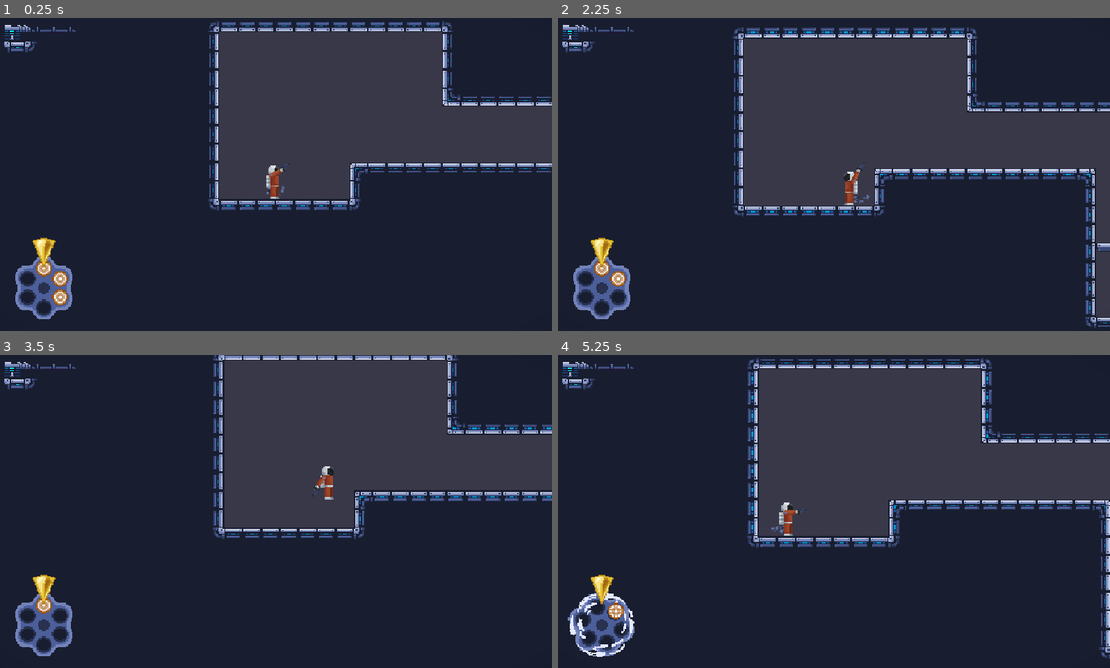
Above: before the commit, frames 1-4 (two rows, left to right).
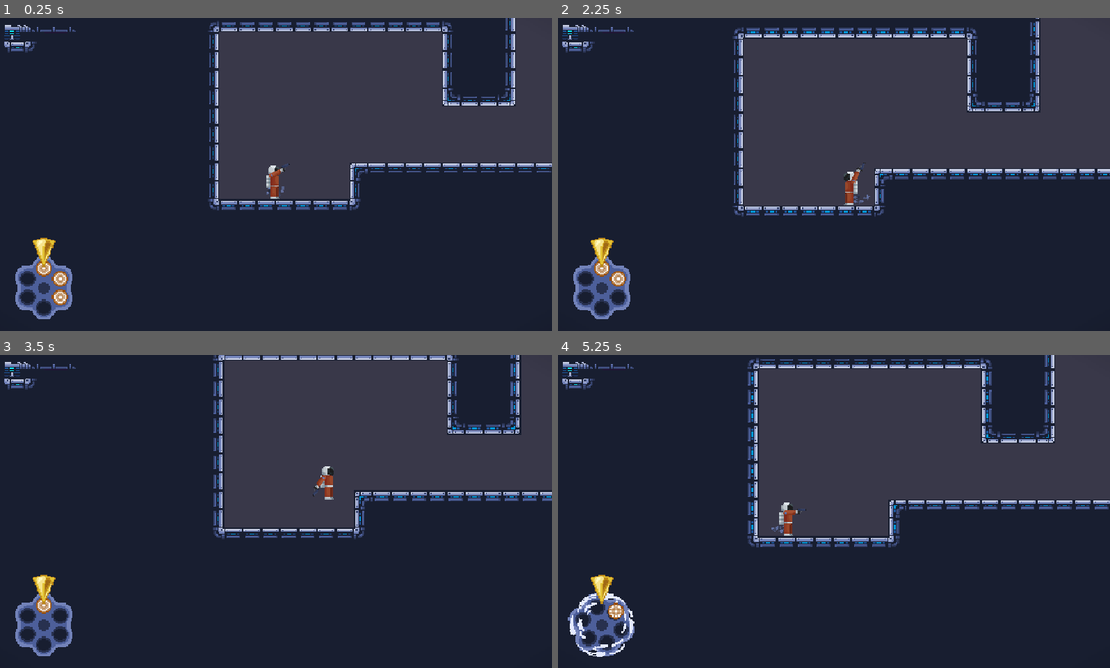
Above: after the commit, the same moments.

Repository: ygda-org/revolver
Game: Godot game, scene res://main/main.tscn
Same seed, same stepped clock (60 frames per second), same inputs: the game is played once before the commit and once after it. The engine's default icon, where the game draws it, is replaced by a stand-in: a white triangle on a blue panel in a dark square. Sound files missing from this copy of the repository are replaced by a short silence.
Inputs (mouse positions are in pixels of both pictures, inside the frame that each line leads up to):
- Up to frame 1 (0.25 s): no input
- Up to frame 2 (2.25 s): tap Enter (ui_accept) at 0.5 s; move the mouse to (955, 158) at 0.52 s; hold S (drop) 0.53-1.28 s; hold D (right) 0.53-2.03 s; tap Space (jump) at 0.77, 1.52 s; move the mouse to (718, 190) at 1.27 s; click (718, 190) at 1.35 s; move the mouse to (889, 105) at 2.02 s; hold A (left) from 2.03 s (still down); hold S (drop) from 2.03 s (still down)
- Up to frame 3 (3.5 s): move the mouse to (248, 574) at 2.77 s; release A (left) at 2.78 s; release S (drop) at 2.78 s; hold D (right) from 2.78 s (still down); click (248, 574) at 2.85 s; tap Space (jump) at 3.02 s
- Up to frame 4 (5.25 s): move the mouse to (999, 558) at 3.52 s; hold S (drop) 3.53-4.28 s; tap Space (jump) at 3.77, 4.52 s; tap R (reload) at 4.15 s; move the mouse to (662, 464) at 4.27 s; release D (right) at 4.28 s; hold A (left) 4.28-5.03 s; click (662, 464) at 4.35 s; move the mouse to (861, 511) at 5.02 s; hold D (right) from 5.03 s (still down); hold S (drop) from 5.03 s (still down)

The runs differ from the first frame. In frame 1, 2.2% of the frame differs, in the area x 87-100%, y 0-29%; in frame 2, 5.8%, in the area x 80-100%, y 0-100%; in frame 3, 1.7%; in frame 4, 3.6%.

Commit message:
abcdefdumdum,iloveshots

Diff:
--- a/levels/level.gd
+++ b/levels/level.gd
@@ -5,7 +5,7 @@
 var start_room : PackedScene = preload("res://levels/start_end_rooms/t_room_start.tscn")
 var end_room : PackedScene = preload("res://levels/start_end_rooms/t_room_end.tscn")
 
-var level_length : int = 16
+var level_length : int = 0
 
 const ROOMS_PATH : String = "res://levels/finalized_levels/"
 
--- a/levels/start_end_rooms/shop_room.gd
+++ b/levels/start_end_rooms/shop_room.gd
@@ -7,11 +7,19 @@
 var shop_enabled : bool = true
 var is_light_changing : bool = true
 
+@onready var bullet_tex : TextureRect = $Screen/VBoxContainer/HBoxContainer/BulletTexture
+@onready var bullet_name : Label = $Screen/VBoxContainer/HBoxContainer/Name
+@onready var bullet_desc : Label = $Screen/VBoxContainer/Description
+@onready var bullet_damage : Label = $Screen/VBoxContainer/HBoxContainer2/Damage
+@onready var bullet_speed : Label = $Screen/VBoxContainer/HBoxContainer2/Speed
+
 # Called when the node enters the scene tree for the first time.
 func _ready() -> void:
 	for i in range(5):
 		var area : Area2D = $Areas.get_child(i)
+		var hover : Area2D = $Hovers.get_child(i)
 		area.body_entered.connect(_on_body_entered.bind(i))
+		hover.body_entered.connect(_on_hovers_entered.bind(i))
 	var temp : Array[BulletResource] = []
 	for room_file in ResourceLoader.list_directory("res://player/bullet/bullet_resources/"):
 		temp.append(load("res://player/bullet/bullet_resources/" + room_file))
@@ -21,6 +29,8 @@
 		shop_inven.append(temp.pop_front())
 		var res : BulletResource = shop_inven[i]
 		node.material.set_shader_parameter("outline_color", res.outline_color)
+		var title : Label = $BulletNames.get_child(i)
+		title.text = res.bullet_name
 
 # Called every frame. 'delta' is the elapsed time since the prevdious frame.
 func _physics_process(delta: float) -> void:
@@ -46,3 +56,15 @@
 	update_lights(0.1)
 	for option : Sprite2D in $BulletOps.get_children():
 		option.visible = false
+func _on_hovers_entered(body : Node2D, idx : int):
+	if not body is Player:
+		return
+	if not shop_enabled:
+		return
+	var res : BulletResource = shop_inven[idx]
+	bullet_tex.material.set_shader_parameter("outline_color", res.outline_color)
+	bullet_name.text = res.bullet_name
+	bullet_desc.text = res.description
+	bullet_damage.text = "Damage: " + str(res.damage)
+	bullet_speed.text = "Speed: " + str(res.speed)
+	return
--- a/levels/start_end_rooms/t_room_end.tscn
+++ b/levels/start_end_rooms/t_room_end.tscn
@@ -10,22 +10,27 @@
 [sub_resource type="ShaderMaterial" id="ShaderMaterial_kn6rb"]
 shader = ExtResource("4_j30cm")
 shader_parameter/outline_color = Color(0, 0, 0, 1)
+shader_parameter/invisible = false
 
 [sub_resource type="ShaderMaterial" id="ShaderMaterial_w04jx"]
 shader = ExtResource("4_j30cm")
 shader_parameter/outline_color = Color(0, 0, 0, 1)
+shader_parameter/invisible = false
 
 [sub_resource type="ShaderMaterial" id="ShaderMaterial_b5hk6"]
 shader = ExtResource("4_j30cm")
 shader_parameter/outline_color = Color(0, 0, 0, 1)
+shader_parameter/invisible = false
 
 [sub_resource type="ShaderMaterial" id="ShaderMaterial_806uc"]
 shader = ExtResource("4_j30cm")
 shader_parameter/outline_color = Color(0, 0, 0, 1)
+shader_parameter/invisible = false
 
 [sub_resource type="ShaderMaterial" id="ShaderMaterial_6pexp"]
 shader = ExtResource("4_j30cm")
 shader_parameter/outline_color = Color(0, 0, 0, 1)
+shader_parameter/invisible = false
 
 [sub_resource type="SegmentShape2D" id="SegmentShape2D_5fofi"]
 a = Vector2(1.5, -15.5)
@@ -47,6 +52,75 @@
 a = Vector2(200, -39)
 b = Vector2(200, -8)
 
+[sub_resource type="FontFile" id="FontFile_j30cm"]
+cache/0/variation_coordinates = {}
+cache/0/face_index = 0
+cache/0/embolden = 0.0
+cache/0/transform = Transform2D(1, 0, 0, 1, 0, 0)
+cache/0/spacing_top = 0
+cache/0/spacing_bottom = 0
+cache/0/spacing_space = 0
+cache/0/spacing_glyph = 0
+cache/0/baseline_offset = 0.0
+cache/0/16/0/ascent = 0.0
+cache/0/16/0/descent = 0.0
+cache/0/16/0/underline_position = 0.0
+cache/0/16/0/underline_thickness = 0.0
+cache/0/16/0/scale = 1.0
+cache/0/7/0/ascent = 0.0
+cache/0/7/0/descent = 0.0
+cache/0/7/0/underline_position = 0.0
+cache/0/7/0/underline_thickness = 0.0
+cache/0/7/0/scale = 1.0
+cache/0/8/0/ascent = 0.0
+cache/0/8/0/descent = 0.0
+cache/0/8/0/underline_position = 0.0
+cache/0/8/0/underline_thickness = 0.0
+cache/0/8/0/scale = 1.0
+cache/0/9/0/ascent = 0.0
+cache/0/9/0/descent = 0.0
+cache/0/9/0/underline_position = 0.0
+cache/0/9/0/underline_thickness = 0.0
+cache/0/9/0/scale = 1.0
+cache/0/10/0/ascent = 0.0
+cache/0/10/0/descent = 0.0
+cache/0/10/0/underline_position = 0.0
+cache/0/10/0/underline_thickness = 0.0
+cache/0/10/0/scale = 1.0
+cache/0/11/0/ascent = 0.0
+cache/0/11/0/descent = 0.0
+cache/0/11/0/underline_position = 0.0
+cache/0/11/0/underline_thickness = 0.0
+cache/0/11/0/scale = 1.0
+cache/0/12/0/ascent = 0.0
+cache/0/12/0/descent = 0.0
+cache/0/12/0/underline_position = 0.0
+cache/0/12/0/underline_thickness = 0.0
+cache/0/12/0/scale = 1.0
+
+[sub_resource type="LabelSettings" id="LabelSettings_riqys"]
+font = SubResource("FontFile_j30cm")
+font_size = 7
+outline_size = 2
+outline_color = Color(0, 0, 0, 1)
+
+[sub_resource type="ShaderMaterial" id="ShaderMaterial_j30cm"]
+shader = ExtResource("4_j30cm")
+shader_parameter/outline_color = Color(0, 0, 0, 1)
+shader_parameter/invisible = false
+
+[sub_resource type="LabelSettings" id="LabelSettings_j30cm"]
+font = SubResource("FontFile_j30cm")
+font_size = 12
+outline_size = 2
+outline_color = Color(0, 0, 0, 1)
+
+[sub_resource type="LabelSettings" id="LabelSettings_xrrek"]
+font = SubResource("FontFile_j30cm")
+font_size = 10
+outline_size = 2
+outline_color = Color(0, 0, 0, 1)
+
 [node name="TRoomEnd" type="Node2D" unique_id=850289066]
 script = ExtResource("1_ujw0c")
 
@@ -115,6 +189,40 @@
 position = Vector2(200, -16)
 texture = ExtResource("5_ujw0c")
 
+[node name="Hovers" type="Node2D" parent="." unique_id=530360086]
+position = Vector2(176, 242)
+
+[node name="Area2D" type="Area2D" parent="Hovers" unique_id=756609662]
+collision_mask = 5
+
+[node name="CollisionShape2D" type="CollisionShape2D" parent="Hovers/Area2D" unique_id=1611383922]
+position = Vector2(6.5, -24.5)
+shape = SubResource("SegmentShape2D_5fofi")
+
+[node name="Area2D2" type="Area2D" parent="Hovers" unique_id=1335536758]
+collision_mask = 5
+
+[node name="CollisionShape2D" type="CollisionShape2D" parent="Hovers/Area2D2" unique_id=91415673]
+shape = SubResource("SegmentShape2D_377x3")
+
+[node name="Area2D3" type="Area2D" parent="Hovers" unique_id=596230601]
+collision_mask = 5
+
+[node name="CollisionShape2D" type="CollisionShape2D" parent="Hovers/Area2D3" unique_id=1373525705]
+shape = SubResource("SegmentShape2D_vluf6")
+
+[node name="Area2D4" type="Area2D" parent="Hovers" unique_id=332306686]
+collision_mask = 5
+
+[node name="CollisionShape2D" type="CollisionShape2D" parent="Hovers/Area2D4" unique_id=299282076]
+shape = SubResource("SegmentShape2D_p5txo")
+
+[node name="Area2D5" type="Area2D" parent="Hovers" unique_id=287287741]
+collision_mask = 5
+
+[node name="CollisionShape2D" type="CollisionShape2D" parent="Hovers/Area2D5" unique_id=418686895]
+shape = SubResource("SegmentShape2D_lq1ig")
+
 [node name="Areas" type="Node2D" parent="." unique_id=82468741]
 position = Vector2(176, 200)
 
@@ -148,3 +256,101 @@
 
 [node name="CollisionShape2D" type="CollisionShape2D" parent="Areas/Area2D5" unique_id=1525609739]
 shape = SubResource("SegmentShape2D_lq1ig")
+
+[node name="BulletNames" type="Node2D" parent="." unique_id=763328978]
+
+[node name="Label" type="Label" parent="BulletNames" unique_id=124990769]
+offset_left = 160.0
+offset_top = 150.0
+offset_right = 208.0
+offset_bottom = 161.0
+text = "Bullet1"
+label_settings = SubResource("LabelSettings_riqys")
+horizontal_alignment = 1
+
+[node name="Label2" type="Label" parent="BulletNames" unique_id=440055246]
+offset_left = 208.0
+offset_top = 150.0
+offset_right = 256.0
+offset_bottom = 161.0
+text = "Bullet2"
+label_settings = SubResource("LabelSettings_riqys")
+horizontal_alignment = 1
+
+[node name="Label3" type="Label" parent="BulletNames" unique_id=1001998658]
+offset_left = 256.0
+offset_top = 150.0
+offset_right = 304.0
+offset_bottom = 161.0
+text = "Bullet3"
+label_settings = SubResource("LabelSettings_riqys")
+horizontal_alignment = 1
+
+[node name="Label4" type="Label" parent="BulletNames" unique_id=125864980]
+offset_left = 304.0
+offset_top = 150.0
+offset_right = 352.0
+offset_bottom = 161.0
+text = "Bullet4"
+label_settings = SubResource("LabelSettings_riqys")
+horizontal_alignment = 1
+
+[node name="Label5" type="Label" parent="BulletNames" unique_id=251328912]
+offset_left = 352.0
+offset_top = 150.0
+offset_right = 400.0
+offset_bottom = 161.0
+text = "Bullet5"
+label_settings = SubResource("LabelSettings_riqys")
+horizontal_alignment = 1
+
+[node name="Screen" type="Node2D" parent="." unique_id=2110414792]
+
+[node name="VBoxContainer" type="VBoxContainer" parent="Screen" unique_id=61129642]
+offset_left = 202.0
+offset_top = 44.0
+offset_right = 347.0
+offset_bottom = 127.0
+
+[node name="HBoxContainer" type="HBoxContainer" parent="Screen/VBoxContainer" unique_id=1794658692]
+layout_mode = 2
+size_flags_vertical = 0
+alignment = 1
+
+[node name="BulletTexture" type="TextureRect" parent="Screen/VBoxContainer/HBoxContainer" unique_id=1750536756]
+material = SubResource("ShaderMaterial_j30cm")
+layout_mode = 2
+size_flags_horizontal = 0
+size_flags_vertical = 4
+texture = ExtResource("4_wwl7g")
+stretch_mode = 2
+
+[node name="Name" type="Label" parent="Screen/VBoxContainer/HBoxContainer" unique_id=1066647068]
+layout_mode = 2
+size_flags_horizontal = 3
+size_flags_vertical = 0
+text = "BulletName"
+label_settings = SubResource("LabelSettings_j30cm")
+horizontal_alignment = 1
+
+[node name="Description" type="Label" parent="Screen/VBoxContainer" unique_id=1944369203]
+layout_mode = 2
+size_flags_vertical = 3
+text = "Dash forward and automatically fire your next shot with its effects multiplied"
+label_settings = SubResource("LabelSettings_xrrek")
+autowrap_mode = 3
+
+[node name="HBoxContainer2" type="HBoxContainer" parent="Screen/VBoxContainer" unique_id=1259233080]
+layout_mode = 2
+
+[node name="Damage" type="Label" parent="Screen/VBoxContainer/HBoxContainer2" unique_id=1882358409]
+layout_mode = 2
+size_flags_horizontal = 3
+text = "Damage: 10"
+label_settings = SubResource("LabelSettings_riqys")
+
+[node name="Speed" type="Label" parent="Screen/VBoxContainer/HBoxContainer2" unique_id=812665995]
+layout_mode = 2
+size_flags_horizontal = 3
+text = "Speed: 10"
+label_settings = SubResource("LabelSettings_riqys")
--- a/ui/inventory/inventory.tscn
+++ b/ui/inventory/inventory.tscn
@@ -2,6 +2,8 @@
 
 [ext_resource type="Script" uid="uid://ea2dg67f42j8" path="res://ui/inventory/inventory.gd" id="1_qrt2q"]
 [ext_resource type="Texture2D" uid="uid://bl8jxwdbu3isr" path="res://assets/ui/revolver_single.png" id="1_t68fq"]
+[ext_resource type="Shader" uid="uid://b4pewokr7fm1b" path="res://player/bullet/bullet.gdshader" id="3_lep46"]
+[ext_resource type="Texture2D" uid="uid://cmybf5a4eu7xx" path="res://assets/temp_art/shell_back.png" id="4_ucnnj"]
 
 [sub_resource type="CircleShape2D" id="CircleShape2D_55d6i"]
 radius = 21.0
@@ -20,6 +22,75 @@
 
 [sub_resource type="CircleShape2D" id="CircleShape2D_lq1ig"]
 radius = 21.213203
+
+[sub_resource type="ShaderMaterial" id="ShaderMaterial_u411f"]
+shader = ExtResource("3_lep46")
+shader_parameter/outline_color = Color(0, 0, 0, 1)
+shader_parameter/invisible = false
+
+[sub_resource type="FontFile" id="FontFile_j30cm"]
+cache/0/variation_coordinates = {}
+cache/0/face_index = 0
+cache/0/embolden = 0.0
+cache/0/transform = Transform2D(1, 0, 0, 1, 0, 0)
+cache/0/spacing_top = 0
+cache/0/spacing_bottom = 0
+cache/0/spacing_space = 0
+cache/0/spacing_glyph = 0
+cache/0/baseline_offset = 0.0
+cache/0/16/0/ascent = 0.0
+cache/0/16/0/descent = 0.0
+cache/0/16/0/underline_position = 0.0
+cache/0/16/0/underline_thickness = 0.0
+cache/0/16/0/scale = 1.0
+cache/0/7/0/ascent = 0.0
+cache/0/7/0/descent = 0.0
+cache/0/7/0/underline_position = 0.0
+cache/0/7/0/underline_thickness = 0.0
+cache/0/7/0/scale = 1.0
+cache/0/8/0/ascent = 0.0
+cache/0/8/0/descent = 0.0
+cache/0/8/0/underline_position = 0.0
+cache/0/8/0/underline_thickness = 0.0
+cache/0/8/0/scale = 1.0
+cache/0/9/0/ascent = 0.0
+cache/0/9/0/descent = 0.0
+cache/0/9/0/underline_position = 0.0
+cache/0/9/0/underline_thickness = 0.0
+cache/0/9/0/scale = 1.0
+cache/0/10/0/ascent = 0.0
+cache/0/10/0/descent = 0.0
+cache/0/10/0/underline_position = 0.0
+cache/0/10/0/underline_thickness = 0.0
+cache/0/10/0/scale = 1.0
+cache/0/11/0/ascent = 0.0
+cache/0/11/0/descent = 0.0
+cache/0/11/0/underline_position = 0.0
+cache/0/11/0/underline_thickness = 0.0
+cache/0/11/0/scale = 1.0
+cache/0/12/0/ascent = 0.0
+cache/0/12/0/descent = 0.0
+cache/0/12/0/underline_position = 0.0
+cache/0/12/0/underline_thickness = 0.0
+cache/0/12/0/scale = 1.0
+
+[sub_resource type="LabelSettings" id="LabelSettings_138qw"]
+font = SubResource("FontFile_j30cm")
+font_size = 12
+outline_size = 2
+outline_color = Color(0, 0, 0, 1)
+
+[sub_resource type="LabelSettings" id="LabelSettings_8dyvk"]
+font = SubResource("FontFile_j30cm")
+font_size = 10
+outline_size = 2
+outline_color = Color(0, 0, 0, 1)
+
+[sub_resource type="LabelSettings" id="LabelSettings_galwr"]
+font = SubResource("FontFile_j30cm")
+font_size = 7
+outline_size = 2
+outline_color = Color(0, 0, 0, 1)
 
 [node name="Inventory" type="Control" unique_id=1702912330]
 layout_mode = 3
@@ -129,4 +200,56 @@
 offset_bottom = 476.0
 text = "EXIT"
 
+[node name="Screen" type="Node2D" parent="." unique_id=408079578]
+position = Vector2(500, 4)
+
+[node name="VBoxContainer" type="VBoxContainer" parent="Screen" unique_id=26108419]
+offset_left = 202.0
+offset_top = 44.0
+offset_right = 347.0
+offset_bottom = 127.0
+
+[node name="HBoxContainer" type="HBoxContainer" parent="Screen/VBoxContainer" unique_id=529044131]
+layout_mode = 2
+size_flags_vertical = 0
+alignment = 1
+
+[node name="BulletTexture" type="TextureRect" parent="Screen/VBoxContainer/HBoxContainer" unique_id=1471442098]
+material = SubResource("ShaderMaterial_u411f")
+layout_mode = 2
+size_flags_horizontal = 0
+size_flags_vertical = 4
+texture = ExtResource("4_ucnnj")
+stretch_mode = 2
+
+[node name="Name" type="Label" parent="Screen/VBoxContainer/HBoxContainer" unique_id=1612216506]
+layout_mode = 2
+size_flags_horizontal = 3
+size_flags_vertical = 0
+text = "BulletName"
+label_settings = SubResource("LabelSettings_138qw")
+horizontal_alignment = 1
+
+[node name="Description" type="Label" parent="Screen/VBoxContainer" unique_id=2130485584]
+layout_mode = 2
+size_flags_vertical = 3
+text = "Dash forward and automatically fire your next shot with its effects multiplied"
+label_settings = SubResource("LabelSettings_8dyvk")
+autowrap_mode = 3
+
+[node name="HBoxContainer2" type="HBoxContainer" parent="Screen/VBoxContainer" unique_id=551703072]
+layout_mode = 2
+
+[node name="Damage" type="Label" parent="Screen/VBoxContainer/HBoxContainer2" unique_id=671508454]
+layout_mode = 2
+size_flags_horizontal = 3
+text = "Damage: 10"
+label_settings = SubResource("LabelSettings_galwr")
+
+[node name="Speed" type="Label" parent="Screen/VBoxContainer/HBoxContainer2" unique_id=1816160524]
+layout_mode = 2
+size_flags_horizontal = 3
+text = "Speed: 10"
+label_settings = SubResource("LabelSettings_galwr")
+
 [connection signal="pressed" from="Exit" to="." method="_on_exit_pressed"]
